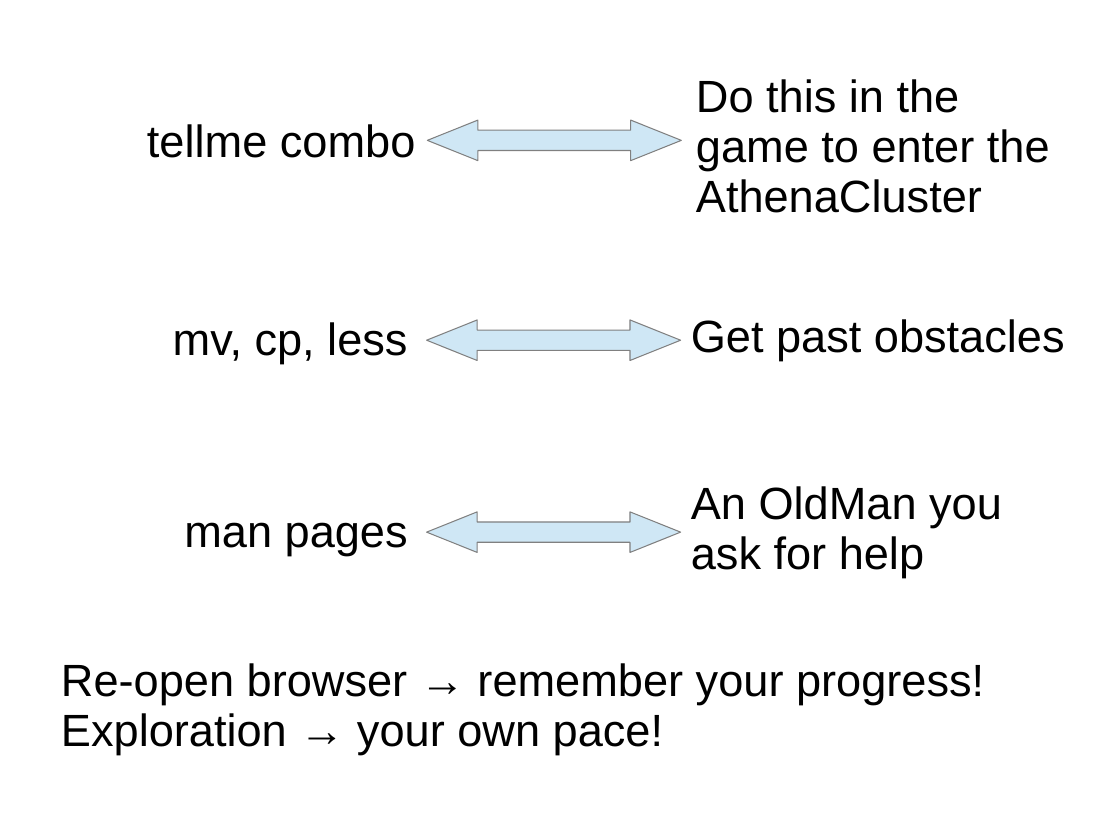
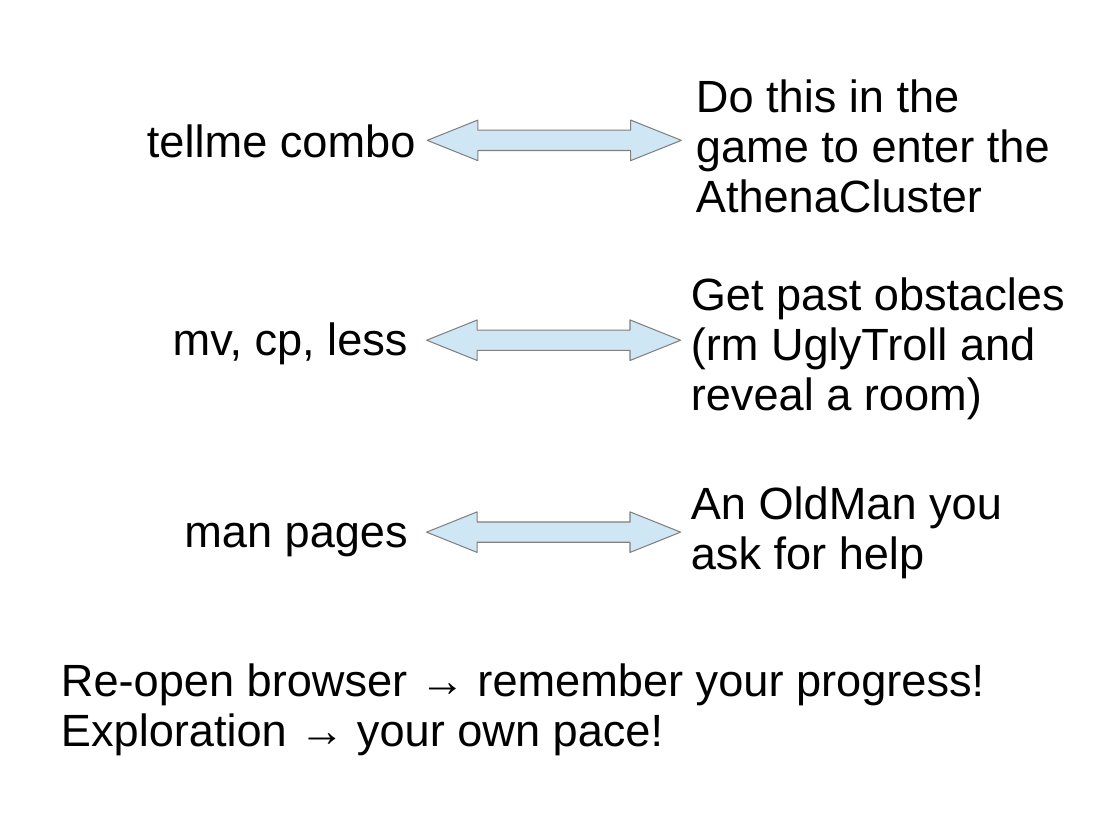
Before and after one commit to sayuriirina/Terminus, a slide deck: slide 4 of docs/icampus_final_round_pres.ppt. Drawn at 1120x840 pixels with LibreOffice and Linux fonts; fonts in the diff are those of the drawing. Boxes give left, top, right and bottom in pixels: in the first picture for what was removed or moved away, otherwise in the second. Text is boxed around its words. In the diff, an @@ line names an element or a change of style, - is before the commit and + after.

```diff
--- a/docs/icampus_final_round_pres.ppt
+++ b/docs/icampus_final_round_pres.ppt
@@ text "Get past obstacles": place and size @@
-text "Get past obstacles" at (691, 319, 1065, 361)
+text "Get past obstacles" at (691, 277, 1065, 419)
@@ text at (691, 327, 1035, 419): paragraph added @@
+(rm UglyTroll and reveal a room)
```
Also in this commit, not shown: 2 other slides changed, 3 other files.
